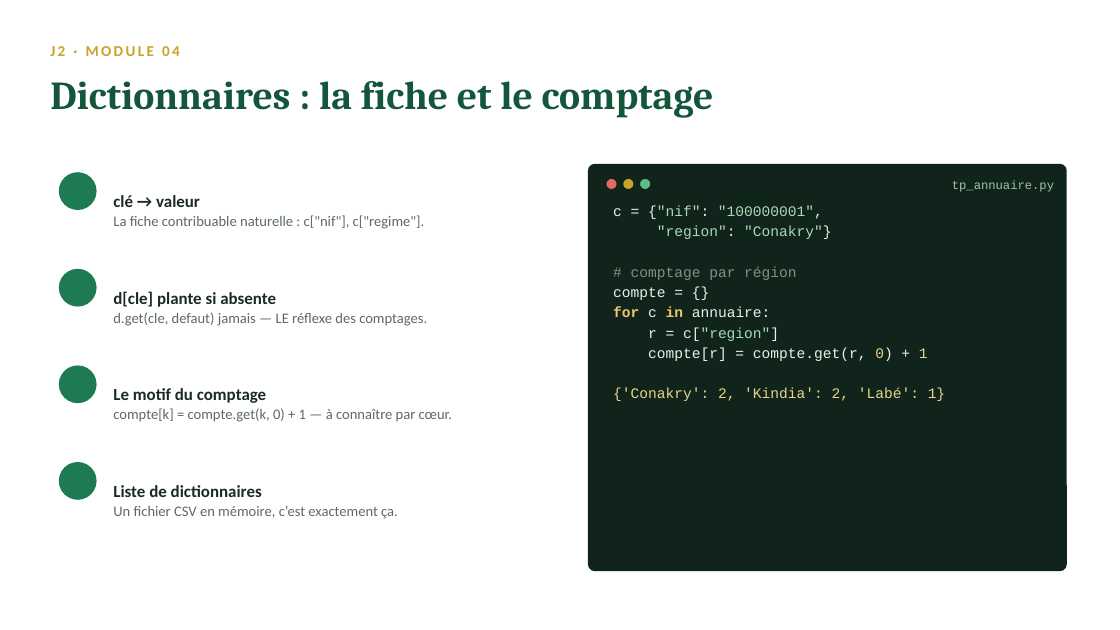
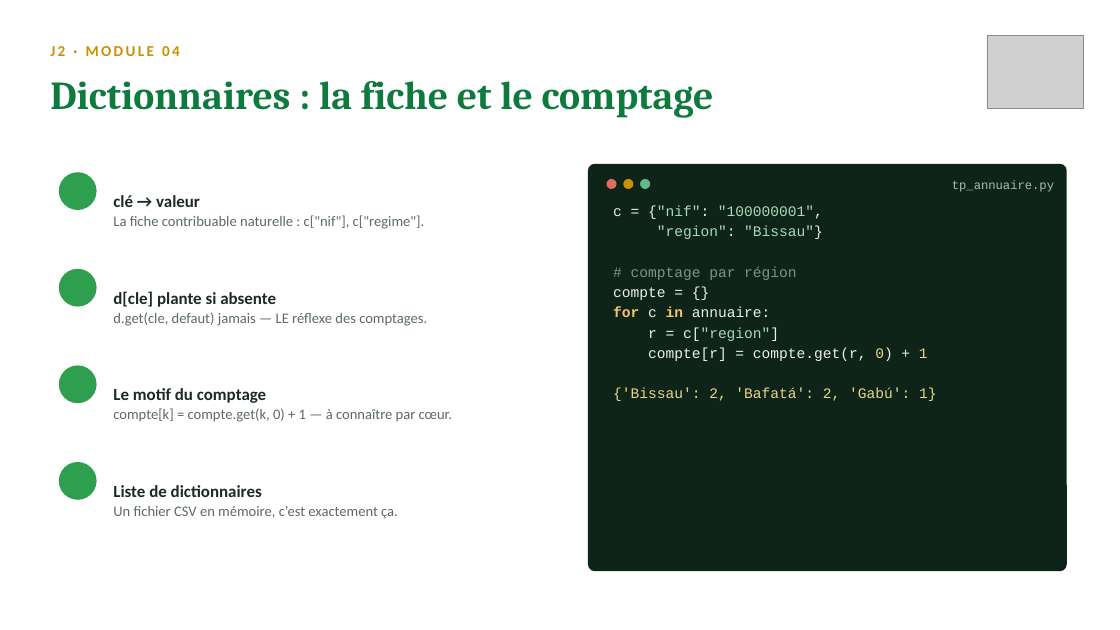
Before and after one commit to sogui/formation-python, a slide deck: slide 6 of slides/sources/J2-fonctions-structures.pptx. Drawn at 1120x630 pixels with LibreOffice and Linux fonts; fonts in the diff are those of the drawing; grey boxes stand for pictures; background and template pictures are left out. Boxes give left, top, right and bottom in pixels: in the first picture for what was removed or moved away, otherwise in the second. Text is boxed around its words. In the diff, an @@ line names an element or a change of style, - is before the commit and + after.

Commit message:
Guinée-Bissau (DGI) : correction géographique + nouveau design des slides
- Régions et secteurs de Guinée-Bissau (Bissau, Bafatá, Gabú, Cacheu…)
- Noms bissau-guinéens, téléphones 95/96/97, montants en FCFA
- Slides : palette drapeau (rouge/jaune/vert), logo DGI en couverture
  et en en-tête de chaque slide

```diff
--- a/slides/sources/J2-fonctions-structures.pptx
+++ b/slides/sources/J2-fonctions-structures.pptx
@@ text "J2 · MODULE 04" at bbox=[50, 46, 180, 56]: text colour #C9A227 to #C79100 @@
@@ picture added at bbox=[987, 35, 1084, 108] @@
@@ text "Dictionnaires : la fiche et ..." at bbox=[50, 81, 714, 118]: text colour #14563C to #0E7A3D @@
@@ rounded rectangle at bbox=[588, 164, 1067, 571]: fill #10241B to #0F2418 @@
@@ ellipse at bbox=[623, 179, 634, 189]: fill #C9A227 to #C79100 @@
@@ text at bbox=[657, 226, 823, 239]: text changed @@
-"region": "Conakry"}
+"region": "Bissau"}
@@ text at bbox=[613, 388, 936, 401]: text changed @@
-{'Conakry': 2, 'Kindia': 2, 'Labé': 1}
+{'Bissau': 2, 'Bafatá': 2, 'Gabú': 1}
@@ fill #1E7A50 to #2E9E4F in 4 elements at bbox=[59, 172, 97, 210], bbox=[59, 269, 97, 307], bbox=[59, 365, 97, 403], bbox=[59, 462, 97, 500] @@
```
Also in this commit, not shown: 9 other slides changed, 29 other files.
